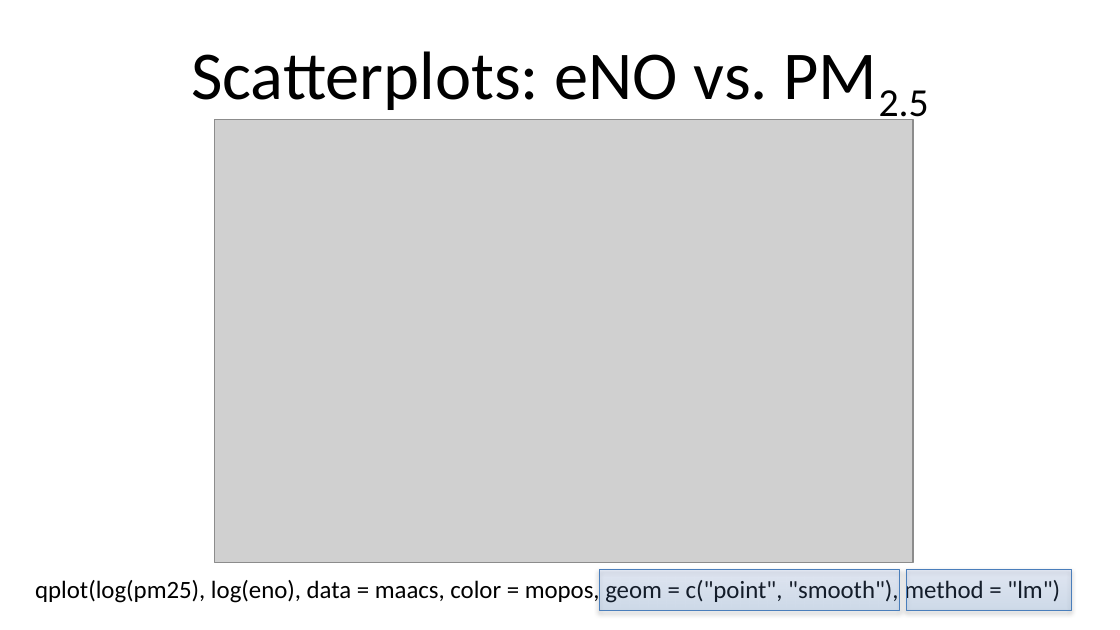
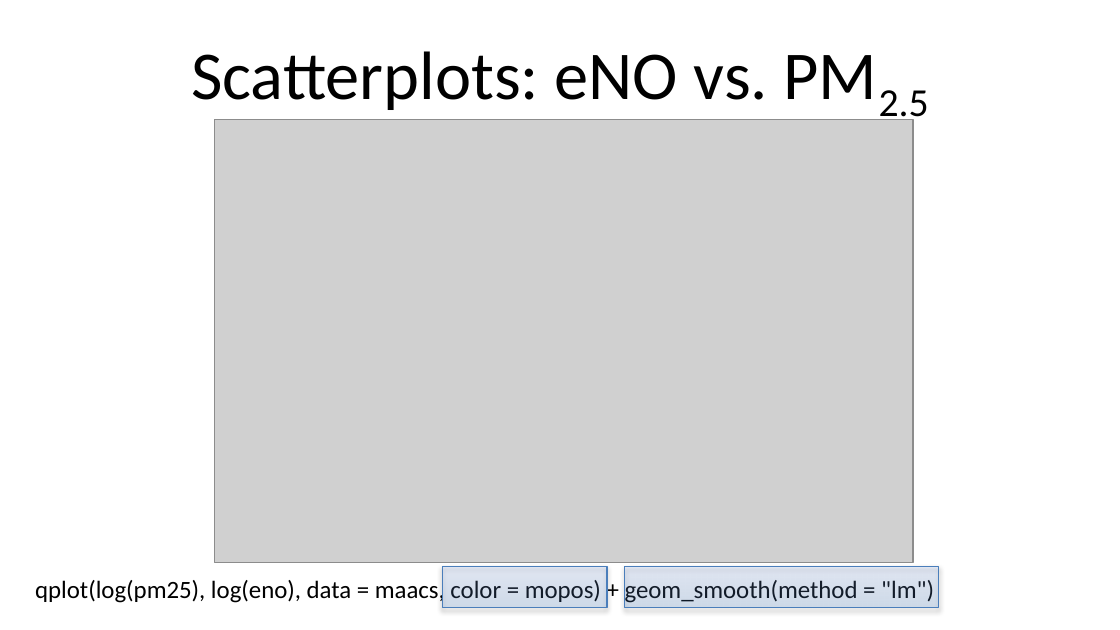
Before and after one commit to Max201510/Biostat776, a slide deck: slide 24 of notes/ggplot2_part1.pptx (slide 23 before the commit). Drawn at 1120x630 pixels with LibreOffice and Linux fonts; fonts in the diff are those of the drawing; grey boxes stand for pictures. Boxes give left, top, right and bottom in pixels: in the first picture for what was removed or moved away, otherwise in the second. Text is boxed around its words. In the diff, an @@ line names an element or a change of style, - is before the commit and + after.

```diff
--- a/notes/ggplot2_part1.pptx
+++ b/notes/ggplot2_part1.pptx
@@ rectangle: place and size @@
-rectangle at (906, 569, 1071, 610)
+rectangle at (442, 567, 607, 608)
@@ rectangle: place and size @@
-rectangle at (599, 569, 899, 610)
+rectangle at (625, 567, 939, 608)
@@ text at (35, 577, 934, 603): text changed @@
-qplot(log(pm25), log(eno), data = maacs, color = mopos, geom = c("point", "smooth"), method = "lm")
+qplot(log(pm25), log(eno), data = maacs, color = mopos) + geom_smooth(method = "lm")
```
Also in this commit, not shown: 7 other slides changed, 1 slide added.
